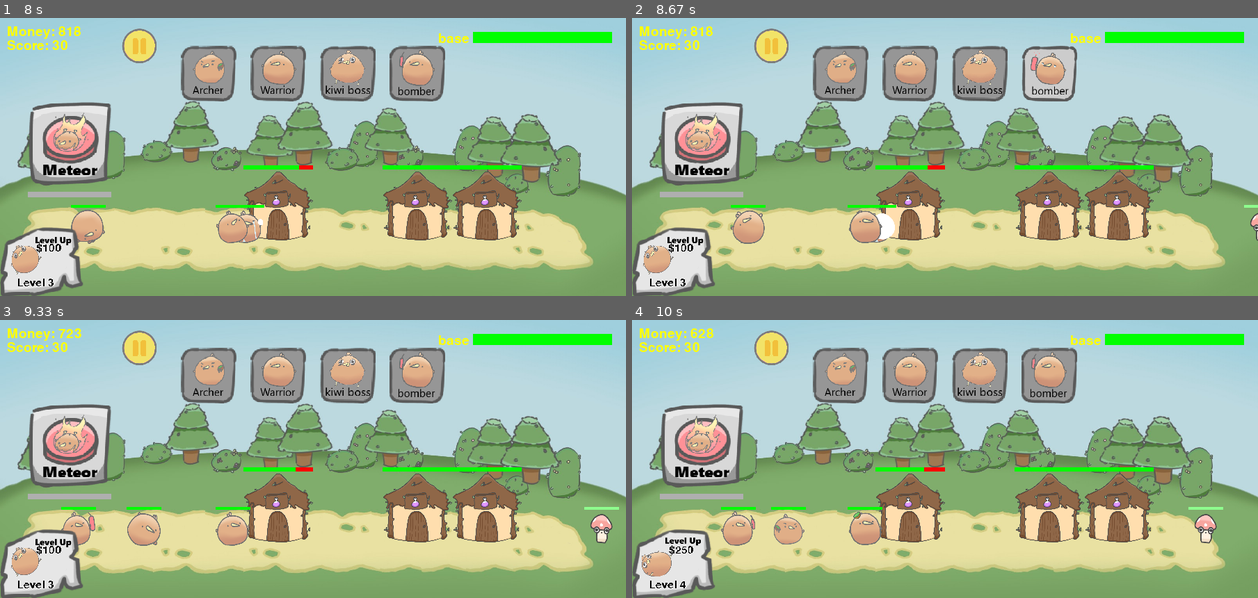
Above: before the commit, frames 1-4 (two rows, left to right).
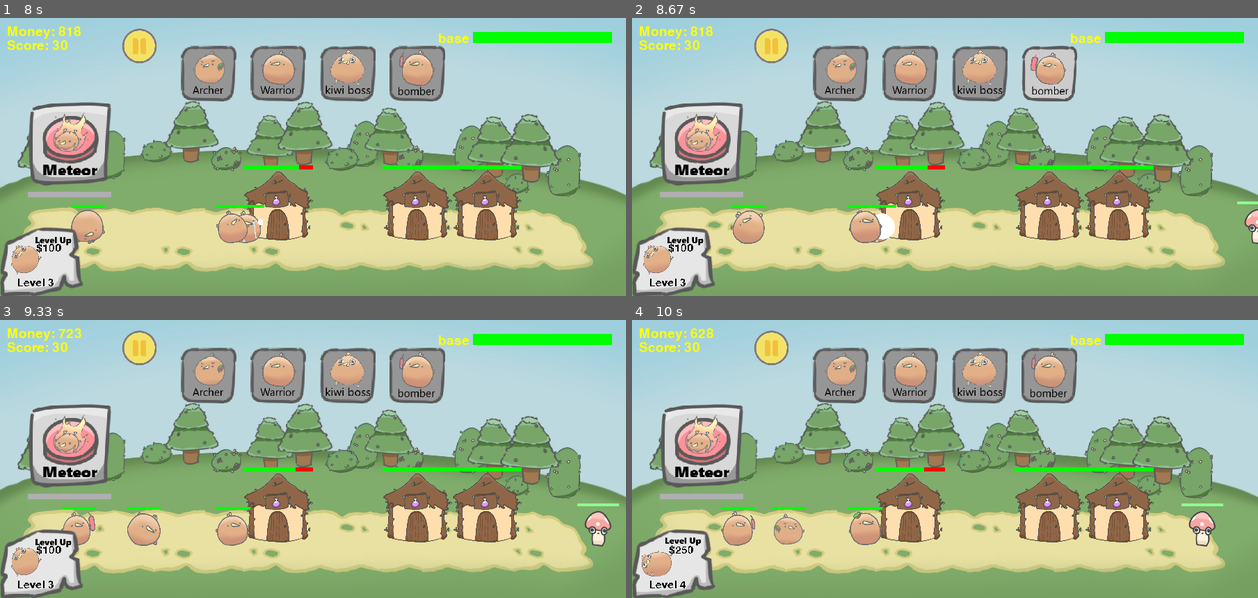
Above: after the commit, the same moments.

Repository: kerothefrog/Actual_Pygame
Game: pygame game, started from main.py
The game is run twice, just before and just after one commit, with the same random seed, the same clock (stepped at 60 frames per second) and the same inputs.
Inputs (mouse positions are in pixels of both pictures, inside the frame that each line leads up to):
- Up to frame 1 (8 s): click (137, 87) at 0.38 s; click (56, 84) at 0.72 s; click "$30" at 1.05 s; click (100, 223) at 1.38 s; click (406, 62) at 2.85 s; click (256, 56) at 3.18 s; click (68, 143) at 3.52 s; click "$60" at 3.85 s; click (463, 157) at 4.18 s; click (100, 148) at 5.65 s; click (187, 51) at 7.12 s; click (313, 56) at 7.45 s; click (200, 251) at 7.78 s
- Up to frame 2 (8.67 s): move the mouse to (1045, 95) at 8.63 s
- Up to frame 3 (9.33 s): click (413, 397) at 8.68 s; move the mouse to (400, 500) at 8.97 s; click (400, 500) at 9.02 s
- Up to frame 4 (10 s): click "$100" at 9.92 s

Frame 1 is identical in both runs. In frame 2, 0.2% of the frame differs, in the area x 96-100%, y 66-82%; in frame 3, 0.4%; in frame 4, 0.4%, in the area x 87-95%, y 66-82%.

Commit message:
i forgot there's a thing called readme

Diff:
--- a/gameplay.py
+++ b/gameplay.py
@@ -780,7 +780,8 @@
                                 images_attack = [pygame.image.load(f"mushrooms/mushroom2_walk_{i}.png") for i in range(1,4)],
                                 hp=25,
                                 score_when_killed=50,
-                                money_when_killed=3
+                                money_when_killed=3,
+                                size=(60,60)
                             ))
 
                         elif temp ==2:
@@ -792,7 +793,8 @@
                                 images_attack = [pygame.image.load(f"mushrooms/mushroom3_walk_{i}.png") for i in range(1,8)],
                                 hp=40,
                                 score_when_killed=80,
-                                money_when_killed=3
+                                money_when_killed=3,
+                                size=(75,75)
                             ))
 
                         else:
Not shown, added: README.md
